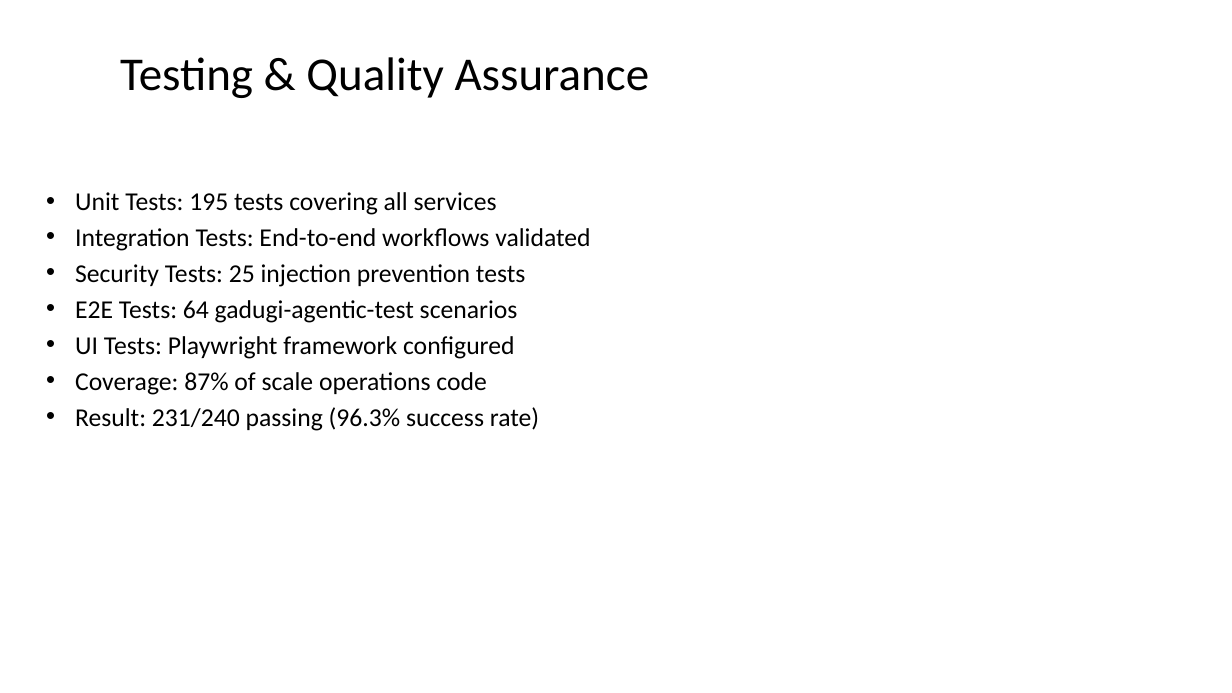
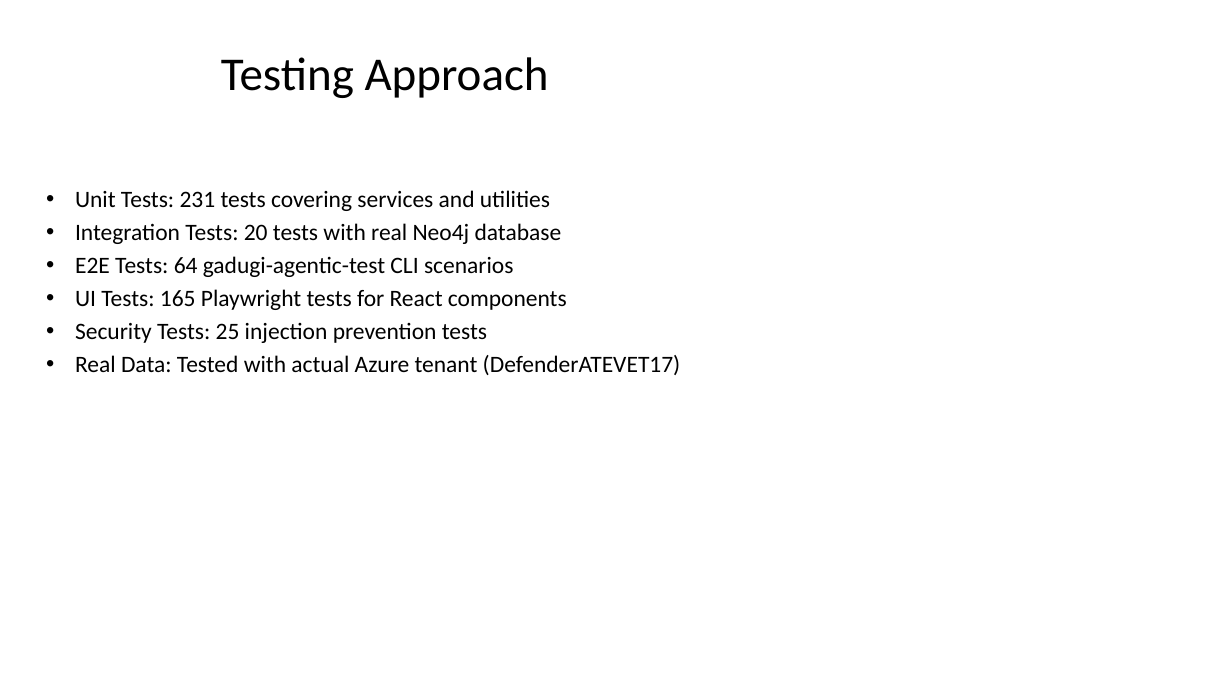
Before and after one commit to rysweet/azure-tenant-grapher, a slide deck: slide 7 of Scale_Operations_Implementation.pptx (slide 11 before the commit). Drawn at 1232x693 pixels with LibreOffice and Linux fonts; fonts in the diff are those of the drawing. Boxes give left, top, right and bottom in pixels: in the first picture for what was removed or moved away, otherwise in the second. Text is boxed around its words. In the diff, an @@ line names an element or a change of style, - is before the commit and + after.

```diff
--- a/Scale_Operations_Implementation.pptx
+++ b/Scale_Operations_Implementation.pptx
@@ title at (x1=221, y1=57, x2=549, y2=98): text changed @@
-Testing & Quality Assurance
+Testing Approach
@@ text at (x1=75, y1=190, x2=567, y2=310): text changed; size 24 to 22 pt @@
-• Unit Tests: 195 tests covering all services
-• Integration Tests: End-to-end workflows validated
+• Unit Tests: 231 tests covering services and utilities
+• Integration Tests: 20 tests with real Neo4j database
+• E2E Tests: 64 gadugi-agentic-test CLI scenarios
+• UI Tests: 165 Playwright tests for React components
@@ text at (x1=75, y1=323, x2=487, y2=343): size 24 to 22 pt in "Security Tests: 25 injection prevention tests" @@
@@ text at (x1=75, y1=355, x2=681, y2=375): text changed; size 24 to 22 pt @@
-• E2E Tests: 64 gadugi-agentic-test scenarios
-• UI Tests: Playwright framework configured
-• Coverage: 87% of scale operations code
-• Result: 231/240 passing (96.3% success rate)
+• Real Data: Tested with actual Azure tenant (DefenderATEVET17)
```
Also in this commit, not shown: 4 other slides changed, 6 slides added, 10 slides removed.
